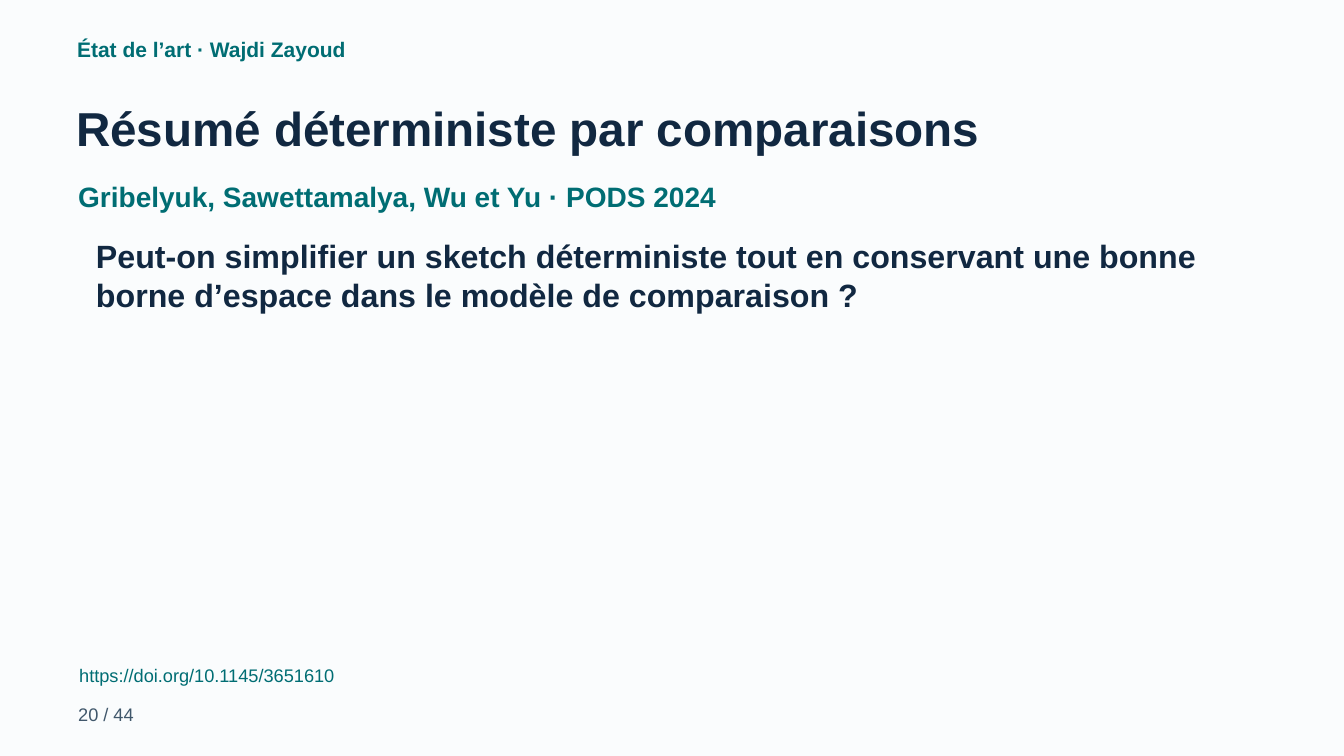
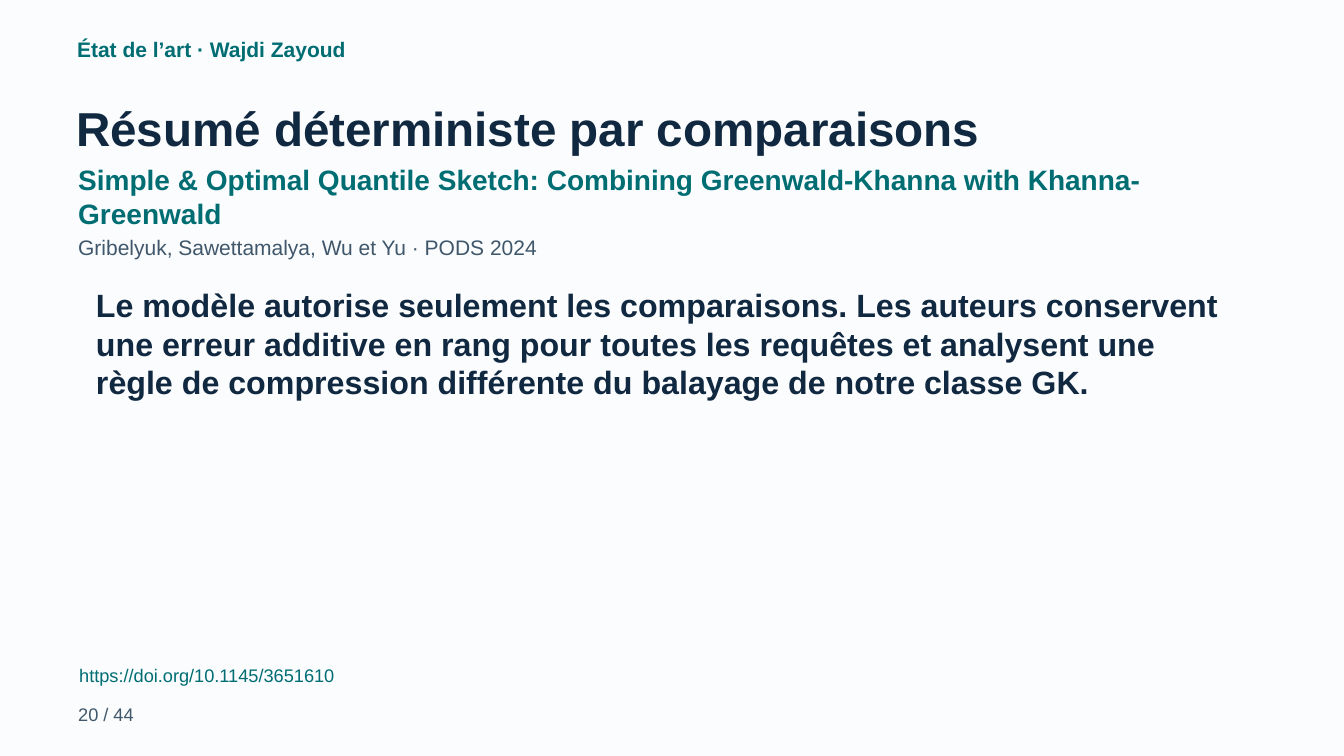
Before and after one commit to cherniyoussef-max/data-stream-mining-, a slide deck: slide 20 of presentation/Data_Stream_Mining_Final_Anime.pptx. Drawn at 1344x756 pixels with LibreOffice and Linux fonts; fonts in the diff are those of the drawing. Boxes give left, top, right and bottom in pixels: in the first picture for what was removed or moved away, otherwise in the second. Text is boxed around its words. In the diff, an @@ line names an element or a change of style, - is before the commit and + after.

```diff
--- a/presentation/Data_Stream_Mining_Final_Anime.pptx
+++ b/presentation/Data_Stream_Mining_Final_Anime.pptx
@@ text added at (x1=78, y1=169, x2=1140, y2=225), 20 pt, text #006D73, bold @@
+Simple & Optimal Quantile Sketch: Combining Greenwald-Khanna with Khanna-Greenwald
@@ text "Gribelyuk, Sawettamalya, Wu et Yu ..." moved from (x1=78, y1=186, x2=715, y2=212) to (x1=78, y1=239, x2=537, y2=259) @@
@@ text "Gribelyuk, Sawettamalya, Wu et Yu ..." at (x1=78, y1=239, x2=537, y2=259): size 20 to 15 pt, text colour #006D73 to #40576B, bold off @@
@@ text removed at (x1=96, y1=244, x2=1196, y2=313) @@
-Peut-on simplifier un sketch déterministe tout en conservant une bonne borne d’espace dans le modèle de comparaison ?
@@ text added at (x1=96, y1=293, x2=1218, y2=401), 23 pt, text #112841, bold @@
+Le modèle autorise seulement les comparaisons. Les auteurs conservent une erreur additive en rang pour toutes les requêtes et analysent une règle de compression différente du balayage de notre classe GK.
```
Also in this commit, not shown: 14 other slides changed, 34 other files.
